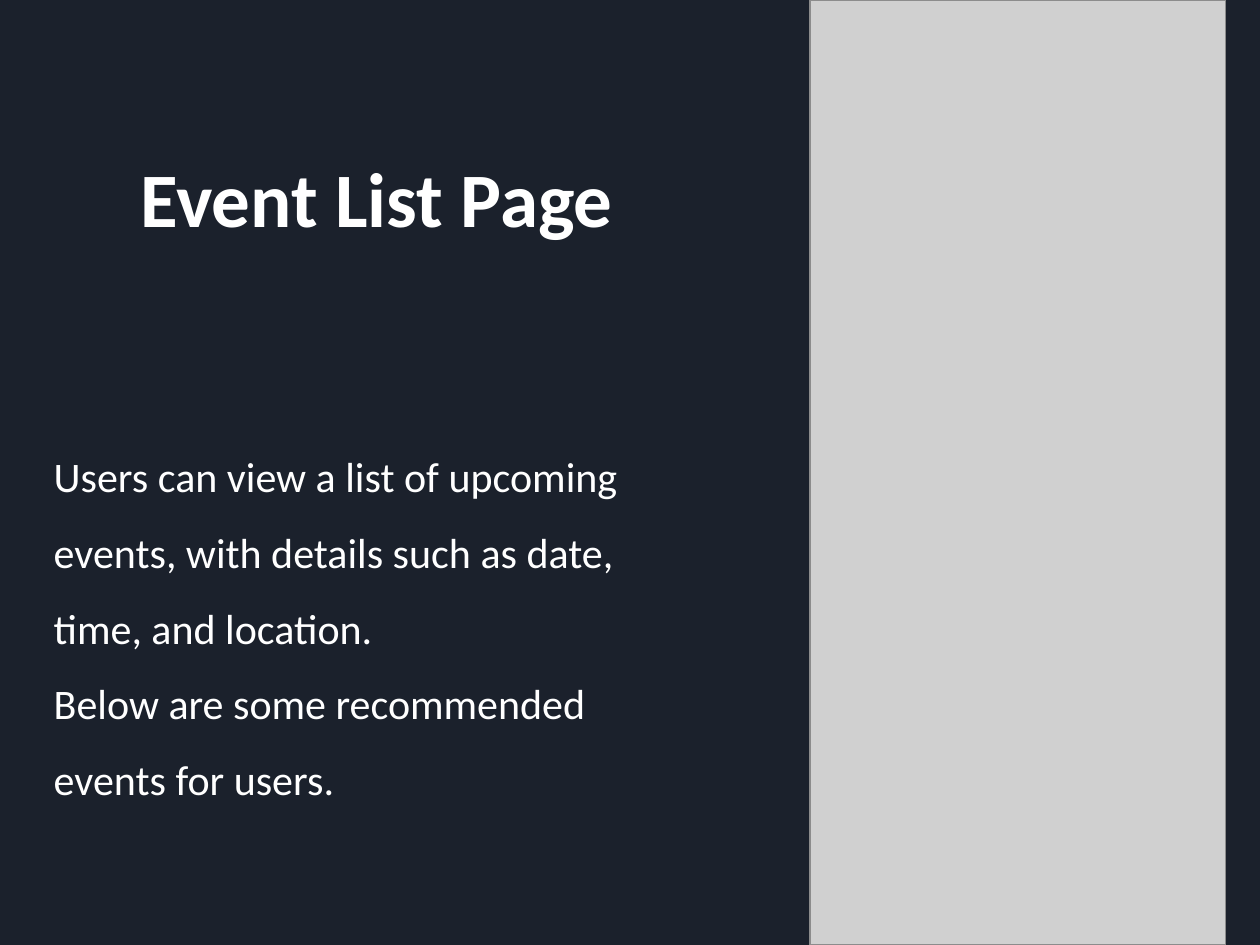
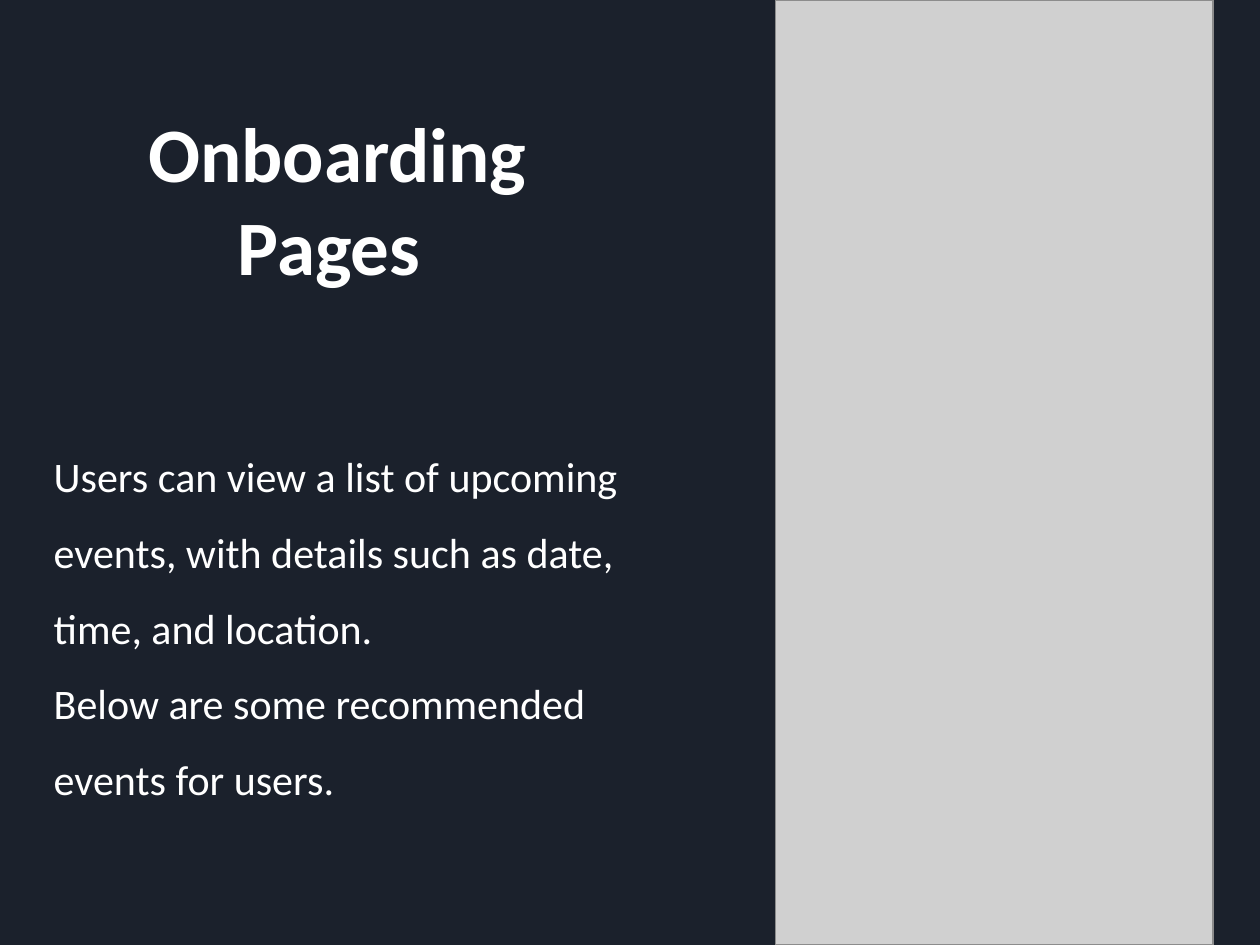
Before and after one commit to YuchenCao1/Jialong-Yuchen-Zihan-Team-BU-Event-Planer, a slide deck: slide 4 of Sprint_1_PRE.pptx (slide 6 before the commit). Drawn at 1260x945 pixels with LibreOffice and Linux fonts; fonts in the diff are those of the drawing; grey boxes stand for pictures. Boxes give left, top, right and bottom in pixels: in the first picture for what was removed or moved away, otherwise in the second. Text is boxed around its words. In the diff, an @@ line names an element or a change of style, - is before the commit and + after.

```diff
--- a/Sprint_1_PRE.pptx
+++ b/Sprint_1_PRE.pptx
@@ picture: place and size @@
-picture at (810, 0, 1226, 945)
+picture at (775, 0, 1212, 945)
@@ text added at (148, 128, 526, 288), 44 pt, text #FFFFFF, bold @@
+Onboarding Pages
@@ title removed at (141, 173, 613, 240) @@
-Event List Page
```
Also in this commit, not shown: 2 other slides changed, 1 slide added, 2 slides removed, 2 other files.
